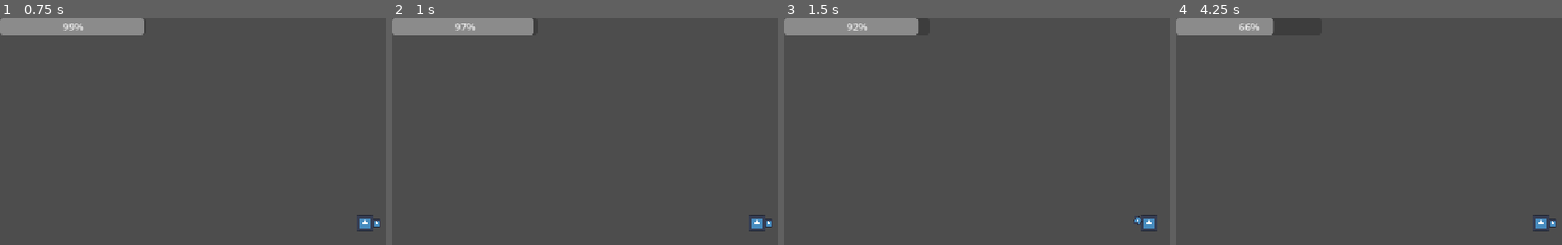
Above: before the commit, frames 1-4 (left to right).
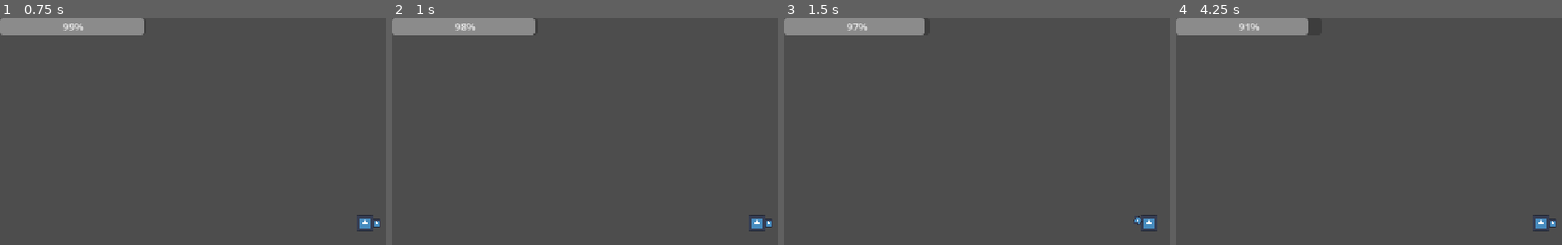
Above: after the commit, the same moments.

Repository: ahcinNejc/gwj-99
Game: Godot game, scene res://Testing/TestLevel.tscn
The game is run twice, just before and just after one commit, with the same random seed, the same clock (stepped at 60 frames per second) and the same inputs. The project has no main scene, so this scene is started directly. The engine's default icon, where the game draws it, is replaced by a stand-in: a white triangle on a blue panel in a dark square.
Inputs (mouse positions are in pixels of both pictures, inside the frame that each line leads up to):
- Up to frame 1 (0.75 s): tap Enter at 0.5 s; move the mouse to (outside the picture) at 0.52 s; press the mouse at (outside the picture) at 0.53 s; hold D (move_right) from 0.53 s (still down)
- Up to frame 2 (1 s): keep holding D (move_right); tap Space (jump) at 0.77, 0.8 s
- Up to frame 3 (1.5 s): keep holding D (move_right); tap Space (jump) at 1.07, 1.25, 1.35 s; move the mouse to (1004, 242) at 1.27 s; release the mouse at (1004, 242) at 1.28 s
- Up to frame 4 (4.25 s): tap Space (jump) at 1.52, 1.82, 2.3, 2.75, 3.02, 3.32 s; click (1396, 242) at 1.55 s; tap Enter at 2, 3.5 s; move the mouse to (outside the picture) at 2.02 s; release D (move_right) at 2.03 s; press the mouse at (outside the picture) at 2.03 s; hold A (move_left) 2.03-2.78 s; move the mouse to (outside the picture) at 2.77 s; release the mouse at (outside the picture) at 2.78 s; hold D (move_right) from 2.78 s (still down); click (outside the picture) at 2.85 s; move the mouse to (outside the picture) at 3.52 s; hold Space (jump) from 3.53 s (still down)

Frame 1 is identical in both runs. In frame 2, less than 0.1% of the frame differs, in the area x 17-38%, y 0-8%; in frame 3, 0.1%; in frame 4, 0.8%, in the area x 16-35%, y 0-8%.

Commit message:
Updated drill

Diff:
--- a/diging-game/Scenes/player.tscn
+++ b/diging-game/Scenes/player.tscn
@@ -10,8 +10,10 @@
 radius = 6.0
 height = 24.0
 
-[node name="Player" type="CharacterBody2D" unique_id=1680850489]
+[node name="Player" type="CharacterBody2D" unique_id=1680850489 node_paths=PackedStringArray("drill", "drill_timer")]
 script = ExtResource("1_cvnsp")
+drill = NodePath("Drill")
+drill_timer = NodePath("DrillTimer")
 
 [node name="CollisionShape2D" type="CollisionShape2D" parent="." unique_id=1992314107]
 shape = SubResource("CapsuleShape2D_ndpnn")
@@ -21,8 +23,9 @@
 scale = Vector2(0.203125, 0.203125)
 texture = ExtResource("1_v0iea")
 
-[node name="Drill" type="Node2D" parent="." unique_id=972122787]
+[node name="Drill" type="Node2D" parent="." unique_id=972122787 node_paths=PackedStringArray("hitbox")]
 script = ExtResource("3_6t5aa")
+hitbox = NodePath("Area2D")
 
 [node name="Sprite2D" type="Sprite2D" parent="Drill" unique_id=1483497278]
 position = Vector2(18, 3.8146973e-06)
@@ -36,3 +39,9 @@
 rotation = 1.5707964
 shape = SubResource("CapsuleShape2D_5r1x3")
 debug_color = Color(0.826516, 0.2656865, 0.74047416, 0.41960785)
+
+[node name="DrillTimer" type="Timer" parent="." unique_id=1789266069]
+wait_time = 0.1
+one_shot = true
+
+[connection signal="timeout" from="DrillTimer" to="." method="_on_drill_timer_timeout"]
--- a/diging-game/Scripts/drill.gd
+++ b/diging-game/Scripts/drill.gd
@@ -1,6 +1,7 @@
 extends Node2D
 class_name Drill
 
+@export var hitbox: Area2D
 
 
 func _process(delta: float) -> void:
@@ -17,3 +18,7 @@
 	else:
 		rotation = lerp_angle(rotation, deg_to_rad(0), 10 * delta)
 		#rotation_degrees = 0
+
+func deal_damage(amount: float) -> void:
+	if hitbox.get_overlapping_bodies().size() > 0:
+		print("Deal damage")
--- a/diging-game/Scripts/player.gd
+++ b/diging-game/Scripts/player.gd
@@ -20,7 +20,15 @@
 		if energy <= 0:
 			EventBus.player_out_of_stamina.emit()
 
+@export_group("Drill")
+@export var drill: Drill
+@export var drill_timer: Timer
 @export var drill_energy_drain_rate: float = 20 # drill drains 20 energy per second
+@export var drill_interval: float = 0.3
+@export var drill_damage: float = 50
+
+
+@export_group("Jetpack")
 @export var jetpack_energy_drain_rate: float = 10 # jetpack drains 10 energy per second
 @export var jetpack_velocity: float = -300.0
 
@@ -28,10 +36,17 @@
 const SPEED = 300.0
 const JUMP_VELOCITY = -400.0
 
+func _ready() -> void:
+	if drill_timer:
+		drill_timer.wait_time = drill_interval
+
+
 
 func _process(delta: float) -> void:
 	if Input.is_action_pressed("Dig"):
 		try_drilling(delta)
+	if Input.is_action_just_released("Dig"):
+		drill_timer.stop()
 
 
 
@@ -65,9 +80,17 @@
 		if energy >= 0:
 			velocity.y = jetpack_velocity
 			energy -= jetpack_energy_drain_rate * delta
+		else:
+			print("Not enough energy for jetpack")
 
 func try_drilling(delta: float) -> void:
 	if energy >= 0:
 		energy -= drill_energy_drain_rate * delta
+		if drill_timer.time_left <= 0:
+			drill_timer.start()
 	else:
-		print("Not enough energy")
+		print("Not enough energy for drill")
+
+
+func _on_drill_timer_timeout() -> void:
+	drill.deal_damage(drill_damage)
--- a/diging-game/Testing/TestLevel.tscn
+++ b/diging-game/Testing/TestLevel.tscn
@@ -10,7 +10,6 @@
 
 [node name="Player" parent="." unique_id=1680850489 instance=ExtResource("1_o7dlr")]
 position = Vector2(115, 165)
-jetpack_energy_drain_rate = 100.0
 
 [node name="Camera2D" type="Camera2D" parent="Player" unique_id=56938559]
 
Not shown, added: diging-game/Testing/TestLevel.tscn12079909530.tmp
